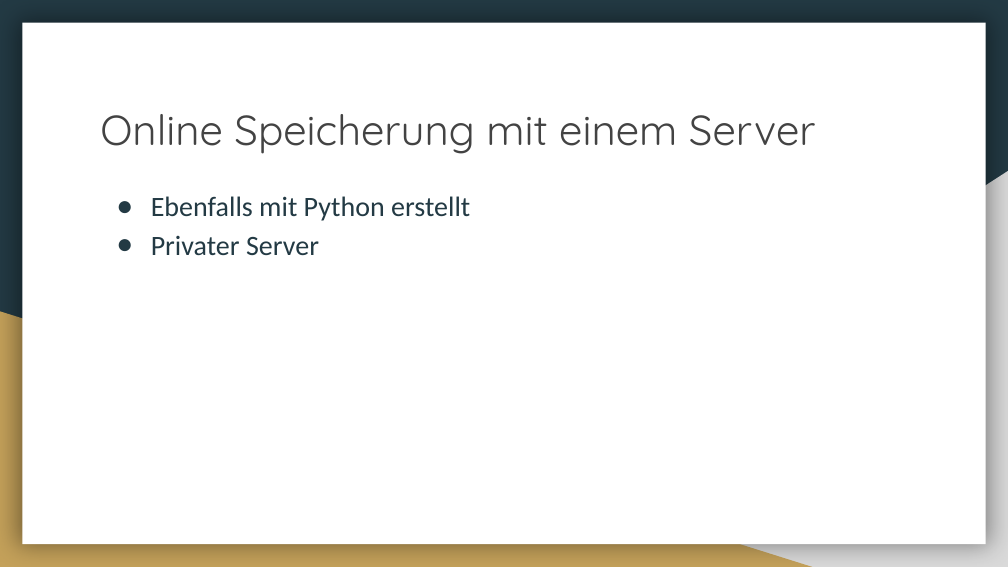
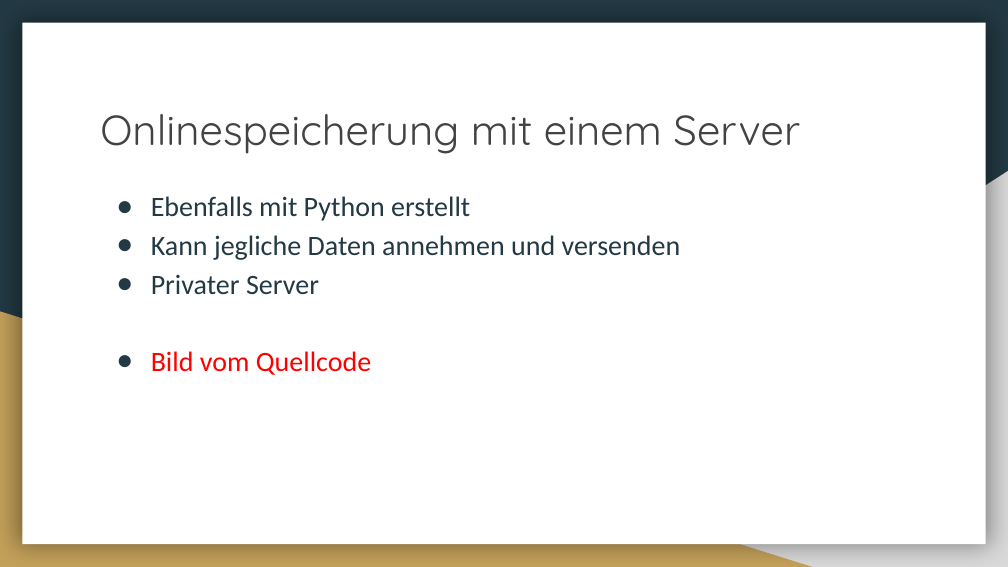
Before and after one commit to Lexa-Heda/TSA, a slide deck: slide 6 of TSA_Vortrag.pptx (slide 7 before the commit). Drawn at 1008x567 pixels with LibreOffice and Linux fonts; fonts in the diff are those of the drawing. Boxes give left, top, right and bottom in pixels: in the first picture for what was removed or moved away, otherwise in the second. Text is boxed around its words. In the diff, an @@ line names an element or a change of style, - is before the commit and + after.

```diff
--- a/TSA_Vortrag.pptx
+++ b/TSA_Vortrag.pptx
@@ title at [100, 114, 800, 154]: text changed @@
-Online Speicherung mit einem Server
+Onlinespeicherung mit einem Server
@@ text at [151, 235, 681, 260]: paragraph added @@
+● Kann jegliche Daten annehmen und versenden
@@ text at [151, 351, 371, 375]: paragraph added @@
+● Bild vom Quellcode
```
Also in this commit, not shown: 5 other slides changed, 1 slide added, 1 slide removed.
